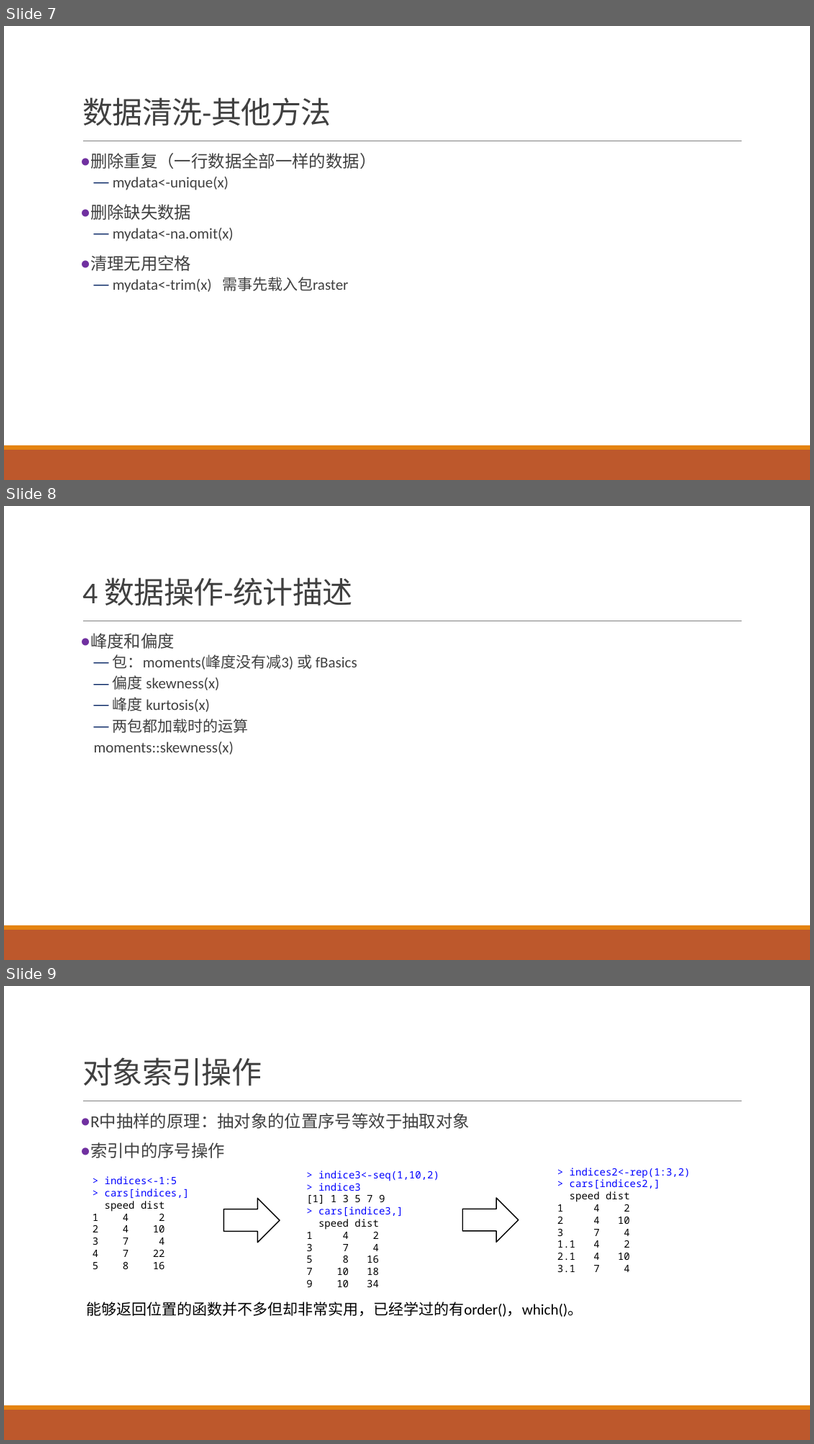
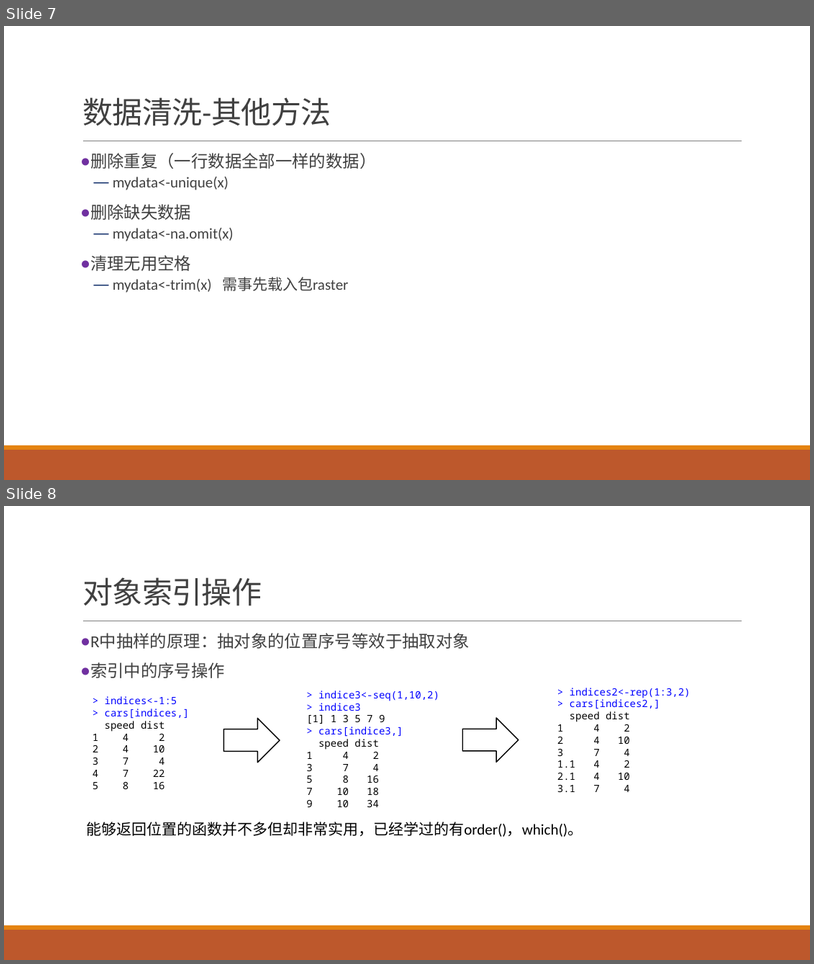
Before and after one commit to exoplanetX/DataAnalytics, a slide deck: 实验3-探索性分析.pptx. Shown one above the other, each under a label of ours: slides 7, 8 and 9 before the commit, slides 7 and 8 after it. The pictures are 814x1444 and 814x964 pixels, drawn with LibreOffice and Linux fonts; fonts in the diff are those of the drawing. Boxes give left, top, right and bottom in pixels: in the first picture for what was removed or moved away, otherwise in the second. Text is boxed around its words. In the diff, an @@ line names an element or a change of style, - is before the commit and + after.

```diff
--- a/实验3-探索性分析.pptx
+++ b/实验3-探索性分析.pptx
@@ slide 8 removed at [4,506,810,960], background #FFFFFF; not listed: 3 template elements that a slide beside it also shows @@
@@ title removed at [82,577,352,606] @@
-4 数据操作-统计描述
@@ text removed at [90,633,358,754] @@
-● 峰度和偏度
-  — 包：moments(峰度没有减3) 或 fBasics
-  — 偏度 skewness(x)
-  — 峰度 kurtosis(x)
-  — 两包都加载时的运算
-  moments::skewness(x)
@@ what was slide 9 is now slide 8 @@
```
Also in this commit, not shown: 5 slides changed, 1 slide added.
